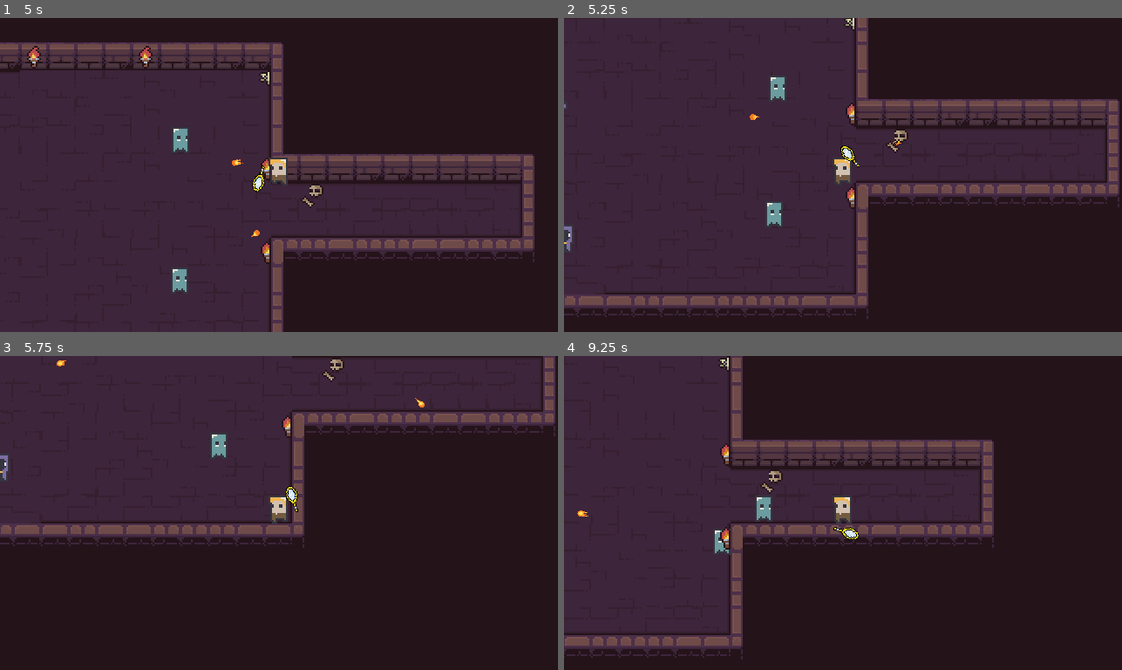
Above: before the commit, frames 1-4 (two rows, left to right).
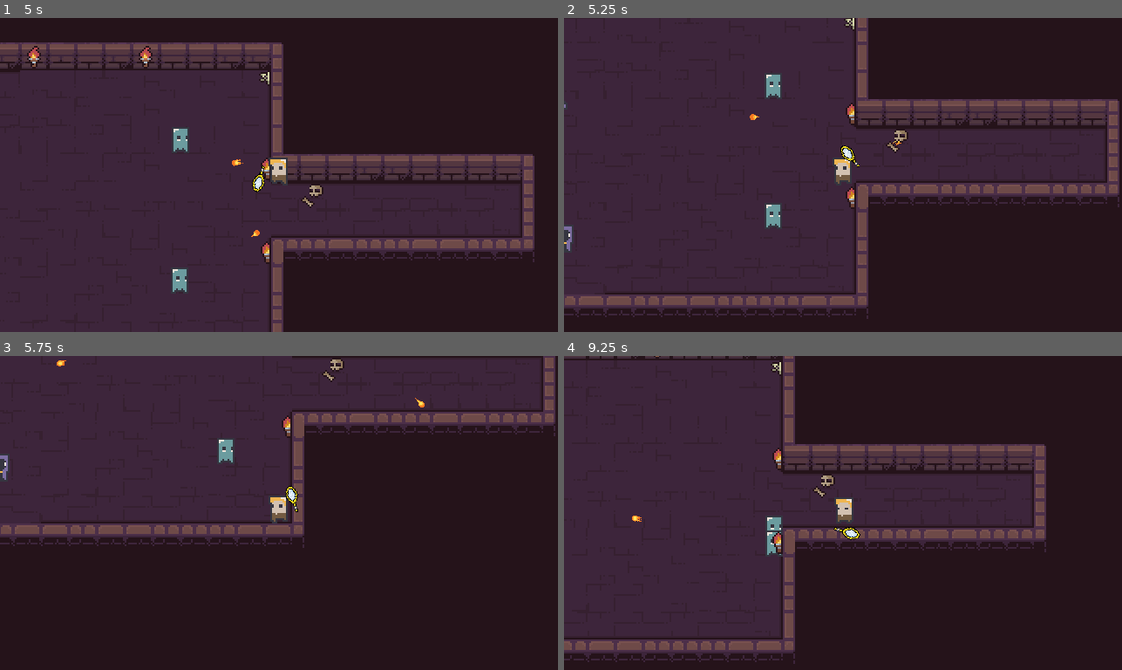
Above: after the commit, the same moments.

Repository: Z3BINI/mirror-attack
Game: Godot game, scene res://scenes/levels/level_7.tscn
Two runs of this game, one before a commit and one after it. Both use one fixed random seed, a clock stepped at 60 frames per second and the inputs below. The project has no main scene, so this scene is started directly.
Inputs (mouse positions are in pixels of both pictures, inside the frame that each line leads up to):
- Up to frame 1 (5 s): tap Enter at 0.5, 2, 3.5 s; move the mouse to (401, 159) at 0.52 s; hold D (move_right) 0.53-1.28 s; tap F (dash) at 0.6, 2.85 s; tap Space at 1.25, 2.75 s; move the mouse to (167, 190) at 1.27 s; hold S (move_down) 1.28-2.03 s; tap E (interact) at 1.35 s; move the mouse to (334, 105) at 2.02 s; hold D (move_right) 2.03-2.78 s; hold Shift (sprint) 2.03-2.78 s; move the mouse to (251, 237) at 2.77 s; hold W (move_up) 2.78-3.53 s; move the mouse to (446, 222) at 3.52 s; hold E (interact) 3.53-4.28 s; hold A (move_left) from 3.53 s (still down); move the mouse to (111, 127) at 4.27 s; tap Shift (sprint) at 4.35 s
- Up to frame 2 (5.25 s): move the mouse to (870, 175) at 5.02 s; release A (move_left) at 5.03 s; hold S (move_down) from 5.03 s (still down); tap F (dash) at 5.1 s
- Up to frame 3 (5.75 s): keep holding S (move_down)
- Up to frame 4 (9.25 s): move the mouse to (759, 434) at 5.77 s; release S (move_down) at 5.78 s; hold D (move_right) 5.78-6.53 s; tap E (interact) at 5.85 s; move the mouse to (965, 497) at 6.52 s; hold W (move_up) 6.53-7.28 s; hold Shift (sprint) 6.53-7.28 s; move the mouse to (731, 528) at 7.27 s; hold D (move_right) 7.28-8.03 s; tap F (dash) at 7.35 s; move the mouse to (898, 443) at 8.02 s; hold S (move_down) 8.03-8.78 s; hold E (interact) 8.03-8.78 s; move the mouse to (815, 575) at 8.77 s; hold A (move_left) from 8.78 s (still down); tap Shift (sprint) at 8.85 s

Frame 1 is identical in both runs. In frame 2, 0.2% of the frame differs, in the area x 36-40%, y 18-67%; in frame 3, 0.2%; in frame 4, 17%, in the area x 0-87%, y 0-99%.

Commit message:
Added better shooting move pattern

Diff:
--- a/scripts/states/enemy_states/hostile.gd
+++ b/scripts/states/enemy_states/hostile.gd
@@ -6,7 +6,7 @@
 
 var has_shot : bool = false
 var cooldown : float = 0
-
+var angle : float = 0
 
 func enter_state():
 	pass
@@ -23,8 +23,9 @@
 	var distance_to_player : float = (self_body.PLAYER.global_position - self_body.global_position).length()
 
 	self_body.velocity = self_body.velocity.move_toward(player_dir * CHASE_SPEED, 2)
-	if distance_to_player <= 40:
-		self_body.velocity = Vector2.ZERO
+
+	if distance_to_player <= 65:
+		circle_player(self_body.PLAYER.global_position, player_dir, delta)
 
 	if self_body.ENEMY_TYPE != "TYPE3" and self_body.ENEMY_TYPE != "BOSS":
 		if has_shot == false:
@@ -91,3 +92,12 @@
 	if cooldown >= SHOOT_COOLDOWN:
 		has_shot = false
 		cooldown = 0
+
+func circle_player(player_pos, player_dir, delta):
+	angle += delta
+	# Calculate the offset position from the player's position along the direction vector multiplied by the desired distance
+	var offset_position = player_pos + player_dir * 150
+	# Calculate the destination position around the offset position
+	var destination = offset_position + Vector2(cos(angle), sin(angle)) * 150
+	# Calculate the velocity towards the destination
+	self_body.velocity = (destination - self_body.global_position).normalized() * 20
